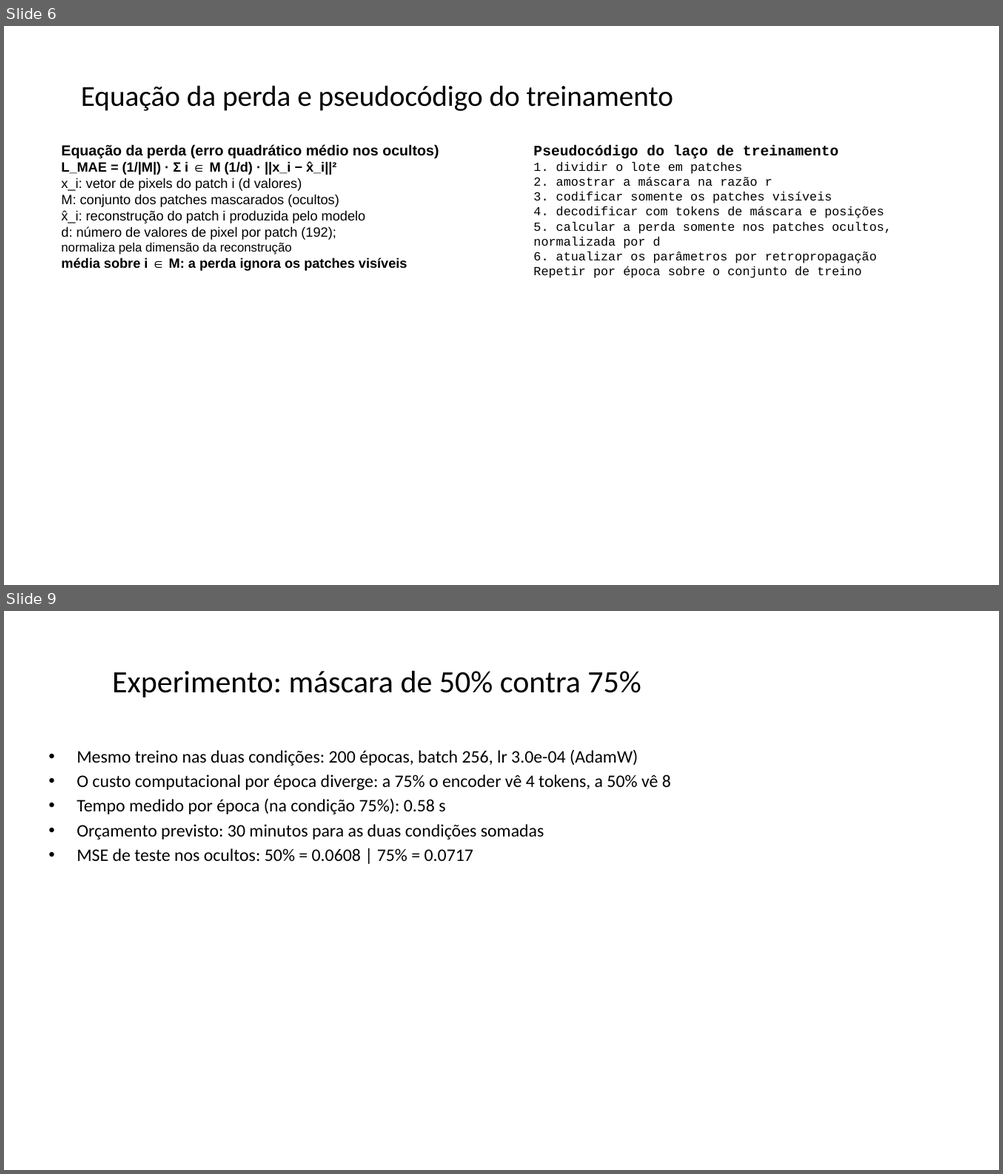
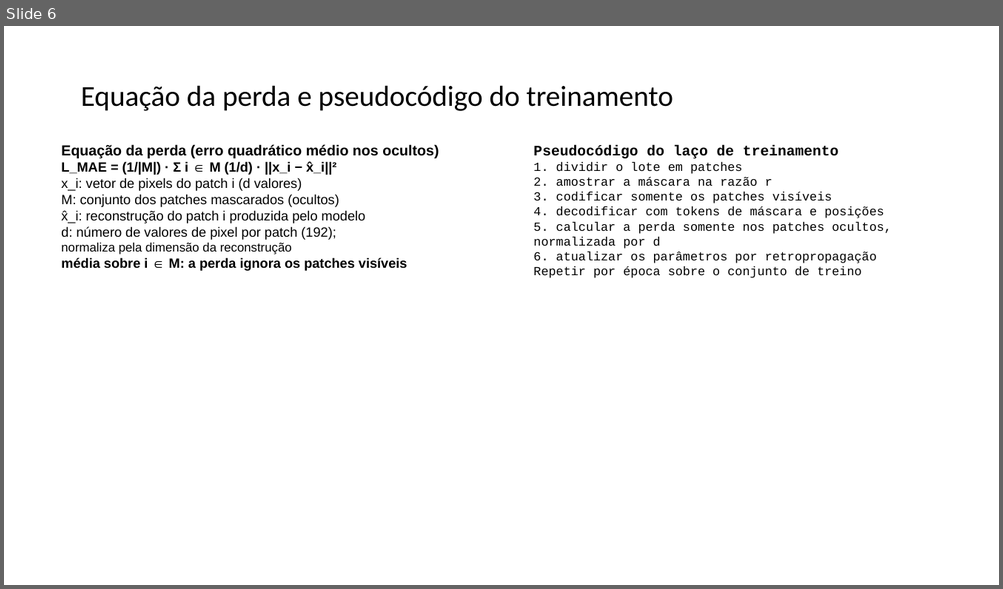
Before and after one commit to frederico-mello/seminario-masked-modeling, a slide deck: slides/seminario_masked_modeling.pptx. Shown one above the other, each under a label of ours: slides 6 and 9 before the commit, slide 6 after it; the slides between them are not shown. The pictures are 1003x1174 and 1003x589 pixels, drawn with LibreOffice and Linux fonts; fonts in the diff are those of the drawing. Boxes give left, top, right and bottom in pixels: in the first picture for what was removed or moved away, otherwise in the second. Text is boxed around its words. In the diff, an @@ line names an element or a change of style, - is before the commit and + after.

Commit message:
feat(mesclar-apresentacoes): apresentação fundida em 12 slides com material do colega e segundo experimento (#4)
Fusão das duas apresentações em 12 slides com abertura da ideia-chave.
Tabela comparativa BERT × MAE × SimMIM, diagrama de 8 etapas,
equação e pseudocódigo do mecanismo masked autoencoding.
Experimento próprio CIFAR-10 com taxas 50 e 75 (semente 42)
e experimento complementar ViT-MAE de 25 a 90 com três imagens
creditadas e MSEs 0,0476 / 0,1403 / 0,3117.
Aplicações por domínio, pos-MAE e downstream, referências
completas e zip de entrega com md5.

```diff
--- a/slides/seminario_masked_modeling.pptx
+++ b/slides/seminario_masked_modeling.pptx
@@ slide 9 removed at bbox=[4, 611, 999, 1170], background #FFFFFF @@
@@ title removed at bbox=[112, 671, 640, 698] @@
-Experimento: máscara de 50% contra 75%
@@ text removed at bbox=[77, 749, 671, 862] @@
-• Mesmo treino nas duas condições: 200 épocas, batch 256, lr 3.0e-04 (AdamW)
-• O custo computacional por época diverge: a 75% o encoder vê 4 tokens, a 50% vê 8
-• Tempo medido por época (na condição 75%): 0.58 s
-• Orçamento previsto: 30 minutos para as duas condições somadas
-• MSE de teste nos ocultos: 50% = 0.0608 | 75% = 0.0717
```
Also in this commit, not shown: 3 slides changed, 5 slides added, 4 other slides removed, 14 other files.
